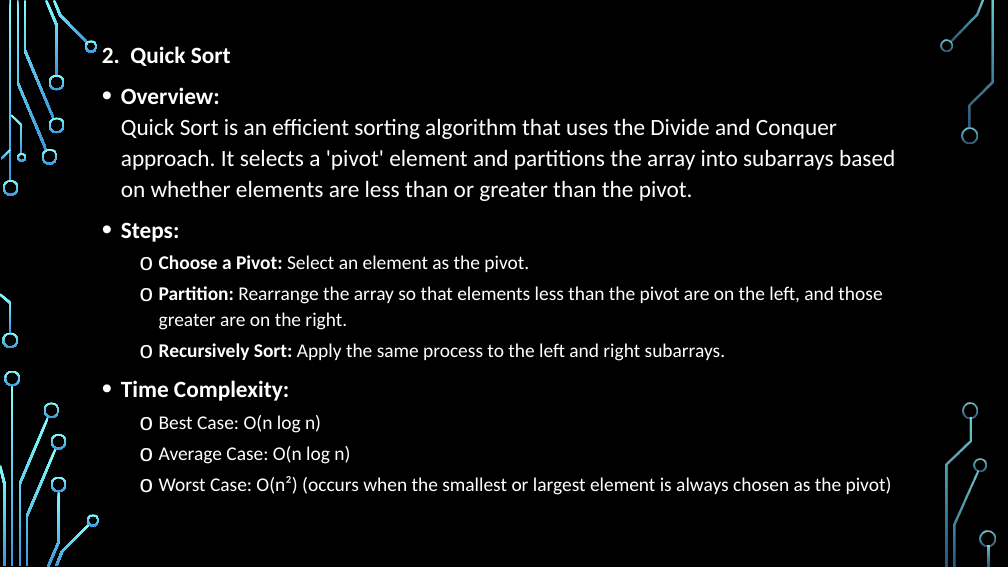
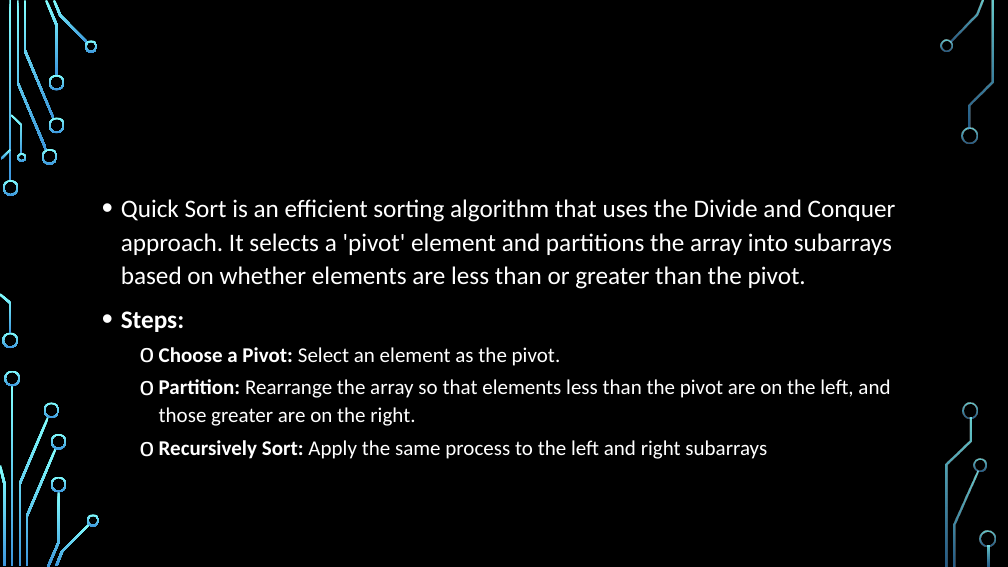
Before and after one commit to thanhye/ASM1, a slide deck: slide 11 of BH01702_TranVanThanh_SE07102.pptx (slide 10 before the commit). Drawn at 1008x567 pixels with LibreOffice and Linux fonts; fonts in the diff are those of the drawing; background and template pictures are left out. Boxes give left, top, right and bottom in pixels: in the first picture for what was removed or moved away, otherwise in the second. Text is boxed around its words. In the diff, an @@ line names an element or a change of style, - is before the commit and + after.

```diff
--- a/BH01702_TranVanThanh_SE07102.pptx
+++ b/BH01702_TranVanThanh_SE07102.pptx
@@ text "Quick Sort is an efficient ...": place and size @@
-text "Quick Sort is an efficient ..." at [102,46,895,495]
+text "Quick Sort is an efficient ..." at [121,199,896,459]
@@ text at [121,199,896,289]: text changed; size 22.2 to 24 pt @@
-2. Quick Sort
-• Overview:
-  Quick Sort is an efficient sorting algorithm that uses the Divide and Conquer approach. It selects a 'pivot' element and partitions the array into subarrays based on whether elements are less than or greater than the pivot.
+• Quick Sort is an efficient sorting algorithm that uses the Divide and Conquer approach. It selects a 'pivot' element and partitions the array into subarrays based on whether elements are less than or greater than the pivot.
@@ text at [121,311,890,426]: size 22.2 to 24 pt in "Steps:"; size 18.5 to 20 pt in "Choose a Pivot: Select an element as ...", "Partition: Rearrange the array so that elements ..." @@
@@ text at [159,440,767,459]: text changed; size 18.5 to 20 pt @@
-  o Recursively Sort: Apply the same process to the left and right subarrays.
-• Time Complexity:
-  o Best Case: O(n log n)
-  o Average Case: O(n log n)
-  o Worst Case: O(n²) (occurs when the smallest or largest element is always chosen as the pivot)
+  o Recursively Sort: Apply the same process to the left and right subarrays
```
Also in this commit, not shown: 6 other slides changed, 4 slides added, 1 slide removed.
